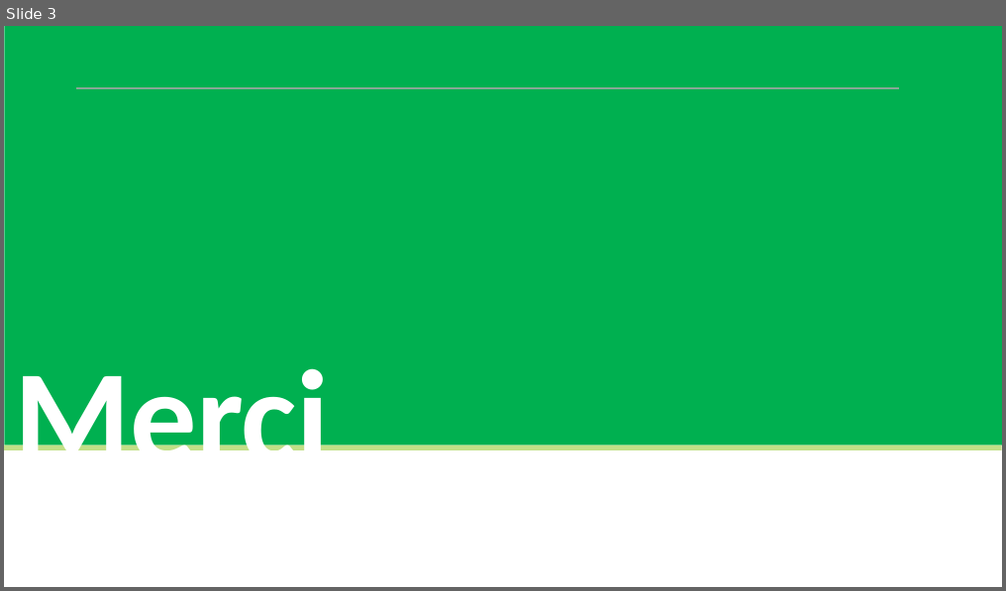
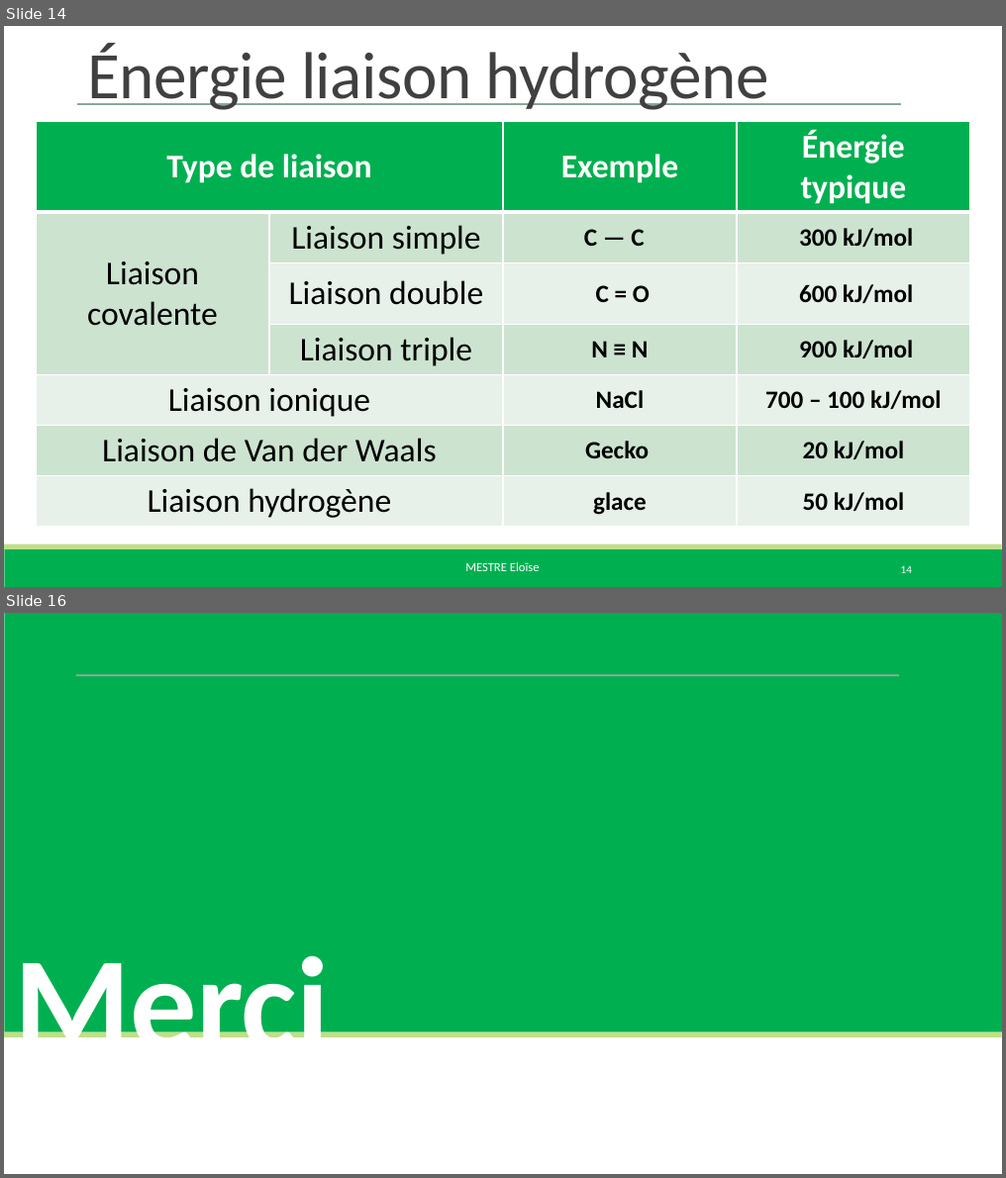
Before and after one commit to eloisemestre/Oraux_agreg, a slide deck: LC/LC 14 Liaisons chimique (lycée)/LC 14 diapo.pptx. Shown one above the other, each under a label of ours: slide 3 before the commit, slides 14 and 16 after it; the slides between them are not shown. The pictures are 1006x591 and 1006x1178 pixels, drawn with LibreOffice and Linux fonts; fonts in the diff are those of the drawing. Boxes give left, top, right and bottom in pixels: in the first picture for what was removed or moved away, otherwise in the second. Text is boxed around its words. In the diff, an @@ line names an element or a change of style, - is before the commit and + after.

```diff
--- a/LC/LC 14 Liaisons chimique (lycée)/LC 14 diapo.pptx
+++ b/LC/LC 14 Liaisons chimique (lycée)/LC 14 diapo.pptx
@@ slide 14 added at bbox=[4, 26, 1002, 587], background #FFFFFF @@
@@ title added at bbox=[87, 44, 768, 110], 48 pt, text #404040 @@
+Énergie liaison hydrogène
@@ line added from (78, 104) to (901, 104), #87A896 1 pt @@
@@ table added at bbox=[36, 122, 970, 523], 7 rows, 4 columns @@
+Type de liaison |  | Exemple | Énergie typique
+Liaison covalente | Liaison simple | C — C | 300 kJ/mol
+ | Liaison double | C = O | 600 kJ/mol
+ | Liaison triple | N ≡ N | 900 kJ/mol
+Liaison ionique |  | NaCl | 700 – 100 kJ/mol
+Liaison de Van der Waals |  | Gecko | 20 kJ/mol
+Liaison hydrogène |  | glace | 50 kJ/mol
@@ rectangle added at bbox=[4, 550, 1002, 587], fill #00B050 @@
@@ rectangle added at bbox=[4, 545, 1002, 550], fill #C1DF87 @@
@@ text added at bbox=[465, 563, 540, 571], 9 pt, text #FFFFFF @@
+MESTRE Eloïse
@@ page number added at bbox=[901, 567, 912, 573], 7.9 pt, text #FFFFFF @@
+14
@@ what was slide 3 is now slide 16 @@
```
Also in this commit, not shown: 13 other slides added, 1 slide removed, 14 other files.
